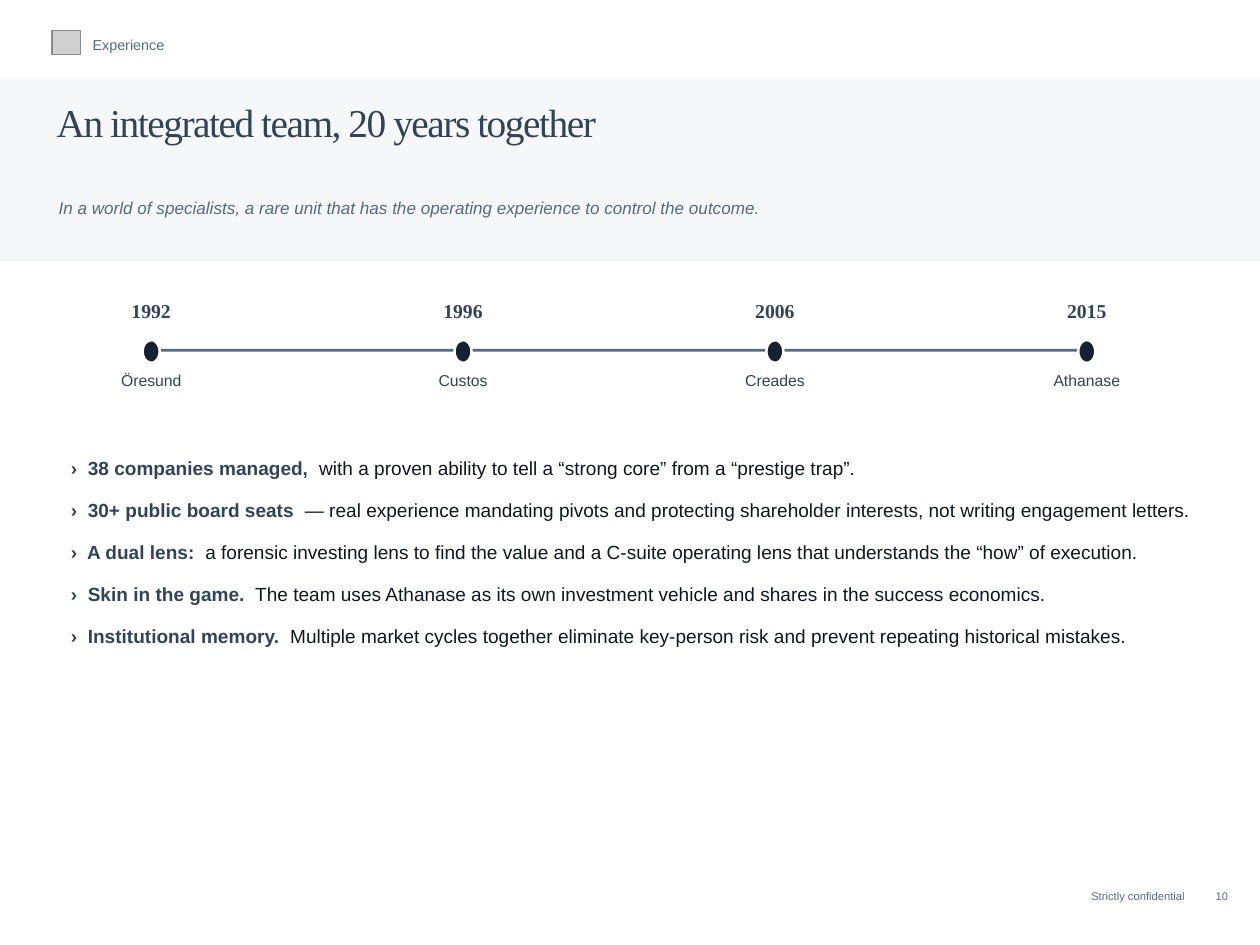
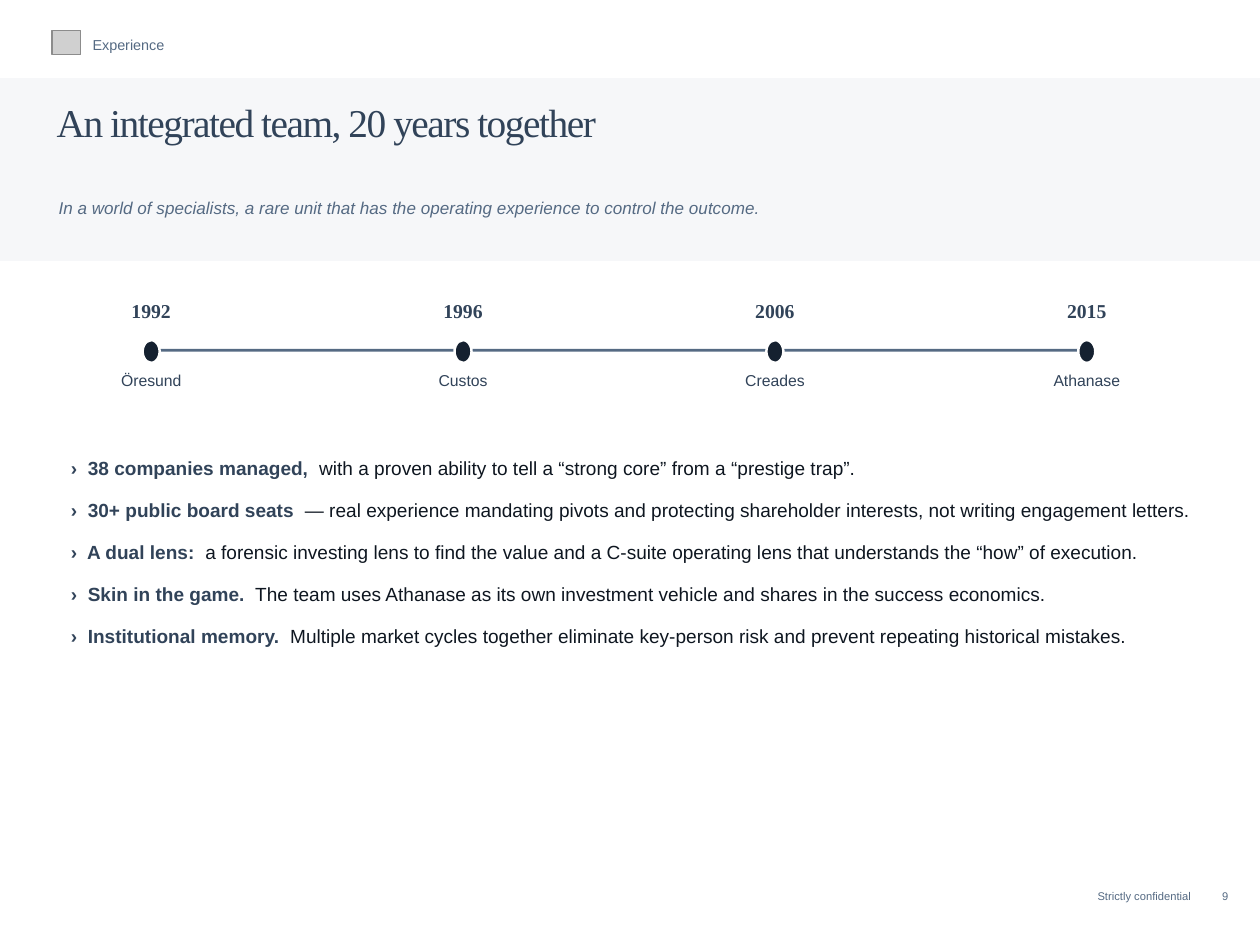
Before and after one commit to charette-lab/Claude, a slide deck: slide 9 of Athanase_Endowment_Pitch_21pp.pptx (slide 10 before the commit). Drawn at 1260x945 pixels with LibreOffice and Linux fonts; fonts in the diff are those of the drawing; grey boxes stand for pictures. Boxes give left, top, right and bottom in pixels: in the first picture for what was removed or moved away, otherwise in the second. Text is boxed around its words. In the diff, an @@ line names an element or a change of style, - is before the commit and + after.

```diff
--- a/Athanase_Endowment_Pitch_21pp.pptx
+++ b/Athanase_Endowment_Pitch_21pp.pptx
@@ text at [1098, 892, 1228, 903]: text changed @@
-Strictly confidential 10
+Strictly confidential 9
```
Also in this commit, not shown: 4 other slides changed, 1 slide added, 1 slide removed.
